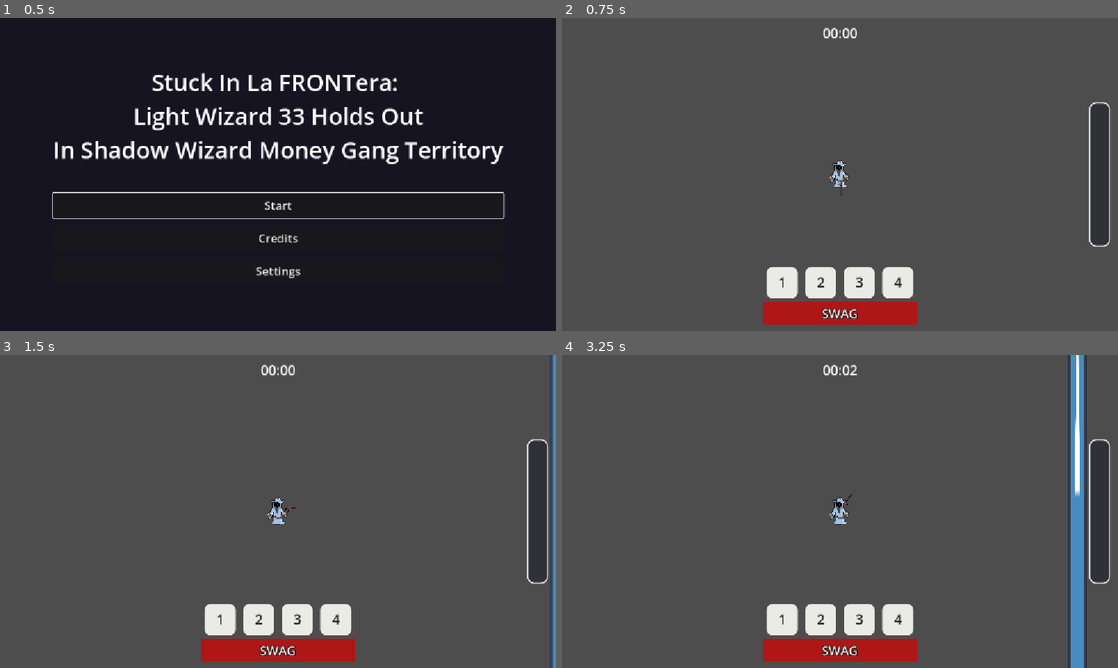
Above: before the commit, frames 1-4 (two rows, left to right).
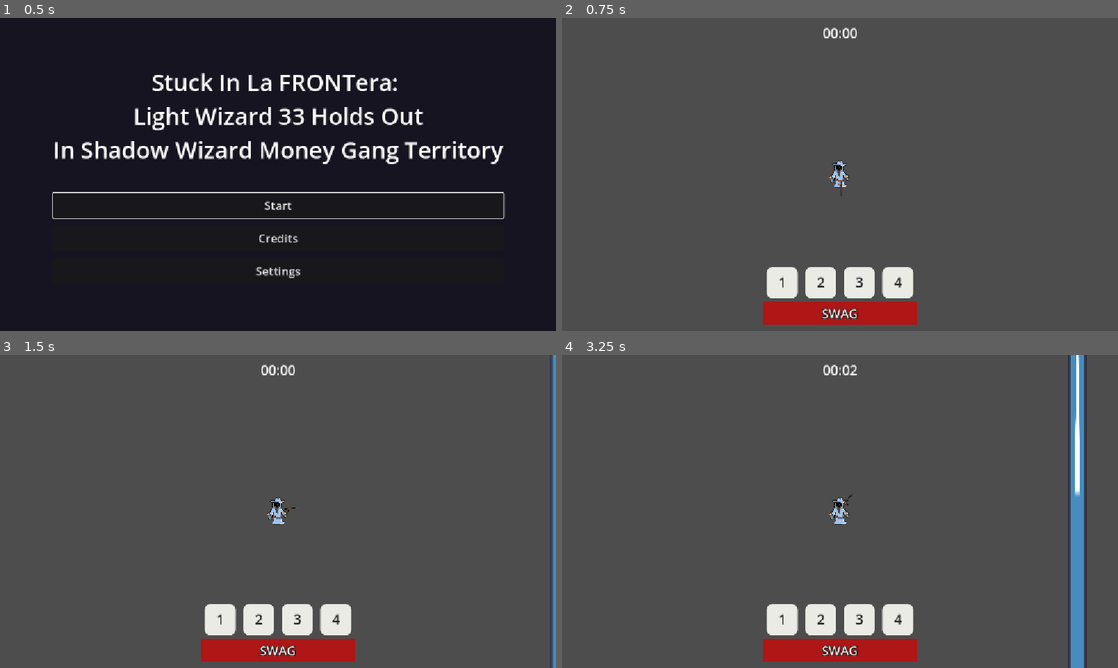
Above: after the commit, the same moments.

Repository: LeyuDing/SteelHacks2026
Game: Godot game, scene res://Scenes/main_menu.tscn
The game is run twice, just before and just after one commit, with the same random seed, the same clock (stepped at 60 frames per second) and the same inputs. The engine's default icon, where the game draws it, is replaced by a stand-in: a white triangle on a blue panel in a dark square.
Inputs (mouse positions are in pixels of both pictures, inside the frame that each line leads up to):
- Up to frame 1 (0.5 s): no input
- Up to frame 2 (0.75 s): click "Start" at 0.5 s
- Up to frame 3 (1.5 s): tap Enter at 1.25 s; move the mouse to (400, 495) at 1.27 s; hold Right (ui_right) from 1.28 s (still down)
- Up to frame 4 (3.25 s): move the mouse to (728, 527) at 2.02 s; release Right (ui_right) at 2.03 s; hold Down (ui_down) 2.03-2.78 s; tap Space at 2.75 s; move the mouse to (895, 442) at 2.77 s; hold Right (ui_right) from 2.78 s (still down)

Frame 1 is identical in both runs. In frame 2, 1.8% of the frame differs, in the area x 94-99%, y 26-74%; in frame 3, 1.8%; in frame 4, 1.8%.

Commit message:
added texture progress bar and doyle

Diff:
--- a/Scenes/main_scene.tscn
+++ b/Scenes/main_scene.tscn
@@ -5,23 +5,13 @@
 [ext_resource type="Texture2D" uid="uid://528og3rokxnr" path="res://icon.svg" id="2_jv6wh"]
 [ext_resource type="Script" uid="uid://jhteooycqyun" path="res://Scripts/enemy_spawner.gd" id="3_jv6wh"]
 [ext_resource type="Script" uid="uid://cepx7xjnlyxk3" path="res://Scripts/clock_display.gd" id="4_clock"]
-[ext_resource type="Script" uid="uid://sqoahls6ee5d" path="res://Scripts/level_bar.gd" id="5_levelbar"]
+[ext_resource type="Script" uid="uid://csekesquormvj" path="res://Scripts/spell_cooldown_bar.gd" id="5_cooldownbar"]
+[ext_resource type="Script" uid="uid://cgip03v10cd3t" path="res://Scripts/health_bar.gd" id="6_healthbar"]
 [ext_resource type="Script" uid="uid://bmpfhc20snq5s" path="res://Scripts/light_government_menu.gd" id="6_lightgov"]
-[ext_resource type="Script" path="res://Scripts/spell_cooldown_bar.gd" id="5_cooldownbar"]
-[ext_resource type="Script" path="res://Scripts/health_bar.gd" id="6_healthbar"]
-[ext_resource type="Script" path="res://Scripts/game_over_screen.gd" id="7_gameover"]
-
-[sub_resource type="StyleBoxFlat" id="StyleBoxFlat_levelbar_frame"]
-bg_color = Color(0.1, 0.1, 0.15, 0.55)
-border_width_left = 3
-border_width_top = 3
-border_width_right = 3
-border_width_bottom = 3
-border_color = Color(1, 1, 1, 0.8)
-corner_radius_top_left = 14
-corner_radius_top_right = 14
-corner_radius_bottom_right = 14
-corner_radius_bottom_left = 14
+[ext_resource type="Texture2D" uid="uid://mbq7ijmt1d02" path="res://Assets/mana_bar/fullbar.png" id="7_drdnd"]
+[ext_resource type="Script" uid="uid://cwrtbq3dg7rs5" path="res://Scripts/game_over_screen.gd" id="7_gameover"]
+[ext_resource type="Script" uid="uid://il2mw54lx4xs" path="res://Scenes/texture_progress_bar.gd" id="8_ioaeq"]
+[ext_resource type="Texture2D" uid="uid://bd0c7bxy5c1le" path="res://Assets/doyle/regular_doyle.png" id="10_mai8y"]
 
 [sub_resource type="NavigationPolygon" id="NavigationPolygon_x6ack"]
 vertices = PackedVector2Array(1920, 1516.5469, 1919.0703, 1920, -1920, 1920, -1920, -1920, 1920, -1920)
@@ -56,46 +46,6 @@
 horizontal_alignment = 1
 script = ExtResource("4_clock")
 
-[node name="LevelBar" type="Control" parent="UI" unique_id=-273507395]
-layout_mode = 3
-anchors_preset = 6
-anchor_left = 1.0
-anchor_top = 0.5
-anchor_right = 1.0
-anchor_bottom = 0.5
-offset_left = -60.0
-offset_top = -150.0
-offset_right = -16.0
-offset_bottom = 150.0
-grow_horizontal = 0
-grow_vertical = 2
-
-[node name="Frame" type="Panel" parent="UI/LevelBar" unique_id=-273507394]
-layout_mode = 1
-anchors_preset = 15
-anchor_right = 1.0
-anchor_bottom = 1.0
-grow_horizontal = 2
-grow_vertical = 2
-theme_override_styles/panel = SubResource("StyleBoxFlat_levelbar_frame")
-
-[node name="Fill" type="TextureProgressBar" parent="UI/LevelBar" unique_id=-273507393]
-modulate = Color(1, 1, 1, 0.6)
-layout_mode = 1
-anchors_preset = 15
-anchor_right = 1.0
-anchor_bottom = 1.0
-offset_left = 6.0
-offset_top = 6.0
-offset_right = -6.0
-offset_bottom = -6.0
-grow_horizontal = 2
-grow_vertical = 2
-max_value = 1.0
-step = 0.001
-fill_mode = 3
-script = ExtResource("5_levelbar")
-
 [node name="LevelUpPrompt" type="Label" parent="UI" unique_id=1594495963]
 visible = false
 anchors_preset = 12
@@ -111,14 +61,33 @@
 horizontal_alignment = 1
 vertical_alignment = 1
 
-[node name="SpellCooldownBar" type="Control" parent="UI"]
+[node name="SpellCooldownBar" type="Control" parent="UI" unique_id=438304772]
+layout_mode = 3
+anchors_preset = 0
 script = ExtResource("5_cooldownbar")
 bottom_margin = 68.0
 
-[node name="HealthBar" type="Control" parent="UI"]
+[node name="HealthBar" type="Control" parent="UI" unique_id=905936081]
+layout_mode = 3
+anchors_preset = 0
 script = ExtResource("6_healthbar")
 
-[node name="GameOverScreen" type="CanvasLayer" parent="."]
+[node name="TextureProgressBar" type="TextureProgressBar" parent="UI" unique_id=664507344]
+anchors_preset = -1
+anchor_left = 0.051000003
+anchor_top = 0.499
+anchor_right = 0.051000003
+anchor_bottom = 0.499
+offset_left = -34.752003
+offset_top = -258.35202
+offset_right = 35.247997
+offset_bottom = 430.98135
+scale = Vector2(1, 0.75)
+fill_mode = 3
+texture_progress = ExtResource("7_drdnd")
+script = ExtResource("8_ioaeq")
+
+[node name="GameOverScreen" type="CanvasLayer" parent="." unique_id=231643533]
 script = ExtResource("7_gameover")
 
 [node name="NavigationRegion2D" type="NavigationRegion2D" parent="." unique_id=966248076]
@@ -211,9 +180,13 @@
 anchors_preset = -1
 anchor_right = 1.0
 anchor_bottom = 0.5
-grow_horizontal = 2
-grow_vertical = 2
-texture = ExtResource("2_jv6wh")
+offset_left = 799.0
+offset_top = -170.0
+offset_right = 24.0
+offset_bottom = 484.0
+grow_horizontal = 2
+grow_vertical = 2
+texture = ExtResource("10_mai8y")
 expand_mode = 5
 stretch_mode = 5
 
@@ -251,7 +224,7 @@
 anchor_bottom = 0.5
 grow_horizontal = 2
 grow_vertical = 2
-texture = ExtResource("2_jv6wh")
+texture = ExtResource("10_mai8y")
 expand_mode = 5
 stretch_mode = 5
 
@@ -289,7 +262,7 @@
 anchor_bottom = 0.12
 grow_horizontal = 2
 grow_vertical = 2
-texture = ExtResource("2_jv6wh")
+texture = ExtResource("10_mai8y")
 expand_mode = 5
 stretch_mode = 5
 
@@ -332,11 +305,9 @@
 size_flags_horizontal = 3
 size_flags_vertical = 3
 theme_override_font_sizes/font_size = 16
-text_overrun_behavior = 0
-clip_text = false
-autowrap_mode = 3
-alignment = 0
 text = "Option 1"
+alignment = 0
+autowrap_mode = 3
 
 [node name="Option2" type="Button" parent="LevelUpMenu/Background/ResponseScreen/SpellOptions" unique_id=420149523]
 process_mode = 3
@@ -345,11 +316,9 @@
 size_flags_horizontal = 3
 size_flags_vertical = 3
 theme_override_font_sizes/font_size = 16
-text_overrun_behavior = 0
-clip_text = false
-autowrap_mode = 3
-alignment = 0
 text = "Option 2"
+alignment = 0
+autowrap_mode = 3
 
 [node name="Option3" type="Button" parent="LevelUpMenu/Background/ResponseScreen/SpellOptions" unique_id=1573692399]
 process_mode = 3
@@ -358,11 +327,9 @@
 size_flags_horizontal = 3
 size_flags_vertical = 3
 theme_override_font_sizes/font_size = 16
-text_overrun_behavior = 0
-clip_text = false
-autowrap_mode = 3
-alignment = 0
 text = "Option 3"
+alignment = 0
+autowrap_mode = 3
 
 [node name="SlotSelectScreen" type="Control" parent="LevelUpMenu/Background" unique_id=138919257]
 process_mode = 3
@@ -382,7 +349,7 @@
 anchor_bottom = 0.12
 grow_horizontal = 2
 grow_vertical = 2
-texture = ExtResource("2_jv6wh")
+texture = ExtResource("10_mai8y")
 expand_mode = 5
 stretch_mode = 5
 
@@ -426,11 +393,9 @@
 size_flags_horizontal = 3
 size_flags_vertical = 3
 theme_override_font_sizes/font_size = 15
-text_overrun_behavior = 0
-clip_text = false
-autowrap_mode = 3
-alignment = 0
 text = "Slot 1"
+alignment = 0
+autowrap_mode = 3
 
 [node name="Slot2" type="Button" parent="LevelUpMenu/Background/SlotSelectScreen/SlotOptions" unique_id=420149524]
 process_mode = 3
@@ -439,11 +404,9 @@
 size_flags_horizontal = 3
 size_flags_vertical = 3
 theme_override_font_sizes/font_size = 15
-text_overrun_behavior = 0
-clip_text = false
-autowrap_mode = 3
-alignment = 0
 text = "Slot 2"
+alignment = 0
+autowrap_mode = 3
 
 [node name="Slot3" type="Button" parent="LevelUpMenu/Background/SlotSelectScreen/SlotOptions" unique_id=1573692400]
 process_mode = 3
@@ -452,11 +415,9 @@
 size_flags_horizontal = 3
 size_flags_vertical = 3
 theme_override_font_sizes/font_size = 15
-text_overrun_behavior = 0
-clip_text = false
-autowrap_mode = 3
-alignment = 0
 text = "Slot 3"
+alignment = 0
+autowrap_mode = 3
 
 [node name="Slot4" type="Button" parent="LevelUpMenu/Background/SlotSelectScreen/SlotOptions" unique_id=1573692401]
 process_mode = 3
@@ -465,11 +426,9 @@
 size_flags_horizontal = 3
 size_flags_vertical = 3
 theme_override_font_sizes/font_size = 15
-text_overrun_behavior = 0
-clip_text = false
-autowrap_mode = 3
-alignment = 0
 text = "Slot 4"
+alignment = 0
+autowrap_mode = 3
 
 [connection signal="timeout" from="EnemyTimer" to="EnemyTimer" method="_on_timeout"]
 [connection signal="text_submitted" from="LevelUpMenu/Background/InputScreen/InputBox" to="LevelUpMenu" method="_on_input_box_text_submitted"]
--- /dev/null
+++ b/Scenes/texture_progress_bar.gd
@@ -0,0 +1,8 @@
+extends TextureProgressBar
+
+@onready var root = get_tree().current_scene
+
+# Called every frame. 'delta' is the elapsed time since the previous frame.
+func _process(delta: float) -> void:
+	max_value = root.expCap
+	value = root.exp
--- a/Scripts/main_scene.gd
+++ b/Scripts/main_scene.gd
@@ -48,7 +48,7 @@
 		3: spell4 = spell
 
 @export var exp : int = 0
-var expCap = 1
+@export var expCap : int = 1
 
 # Levels the player has earned but not yet spent on an upgrade. Incremented
 # whenever exp fills expCap; only decremented once the Light Government menu
Binary file added: Assets/mana_bar/fullbar.aseprite
Binary file added: Assets/mana_bar/fullbar.png
Not shown, added: Assets/mana_bar/fullbar.png.import
Not shown, added: Scenes/texture_progress_bar.gd.uid
